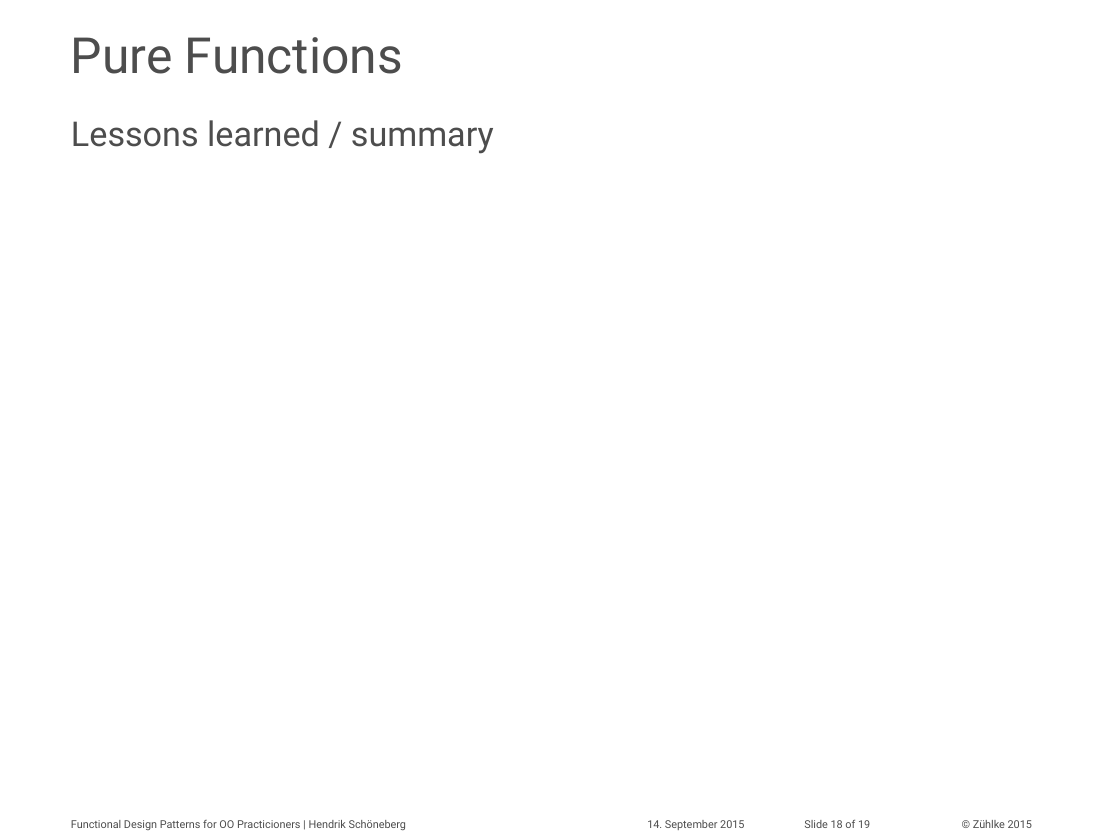
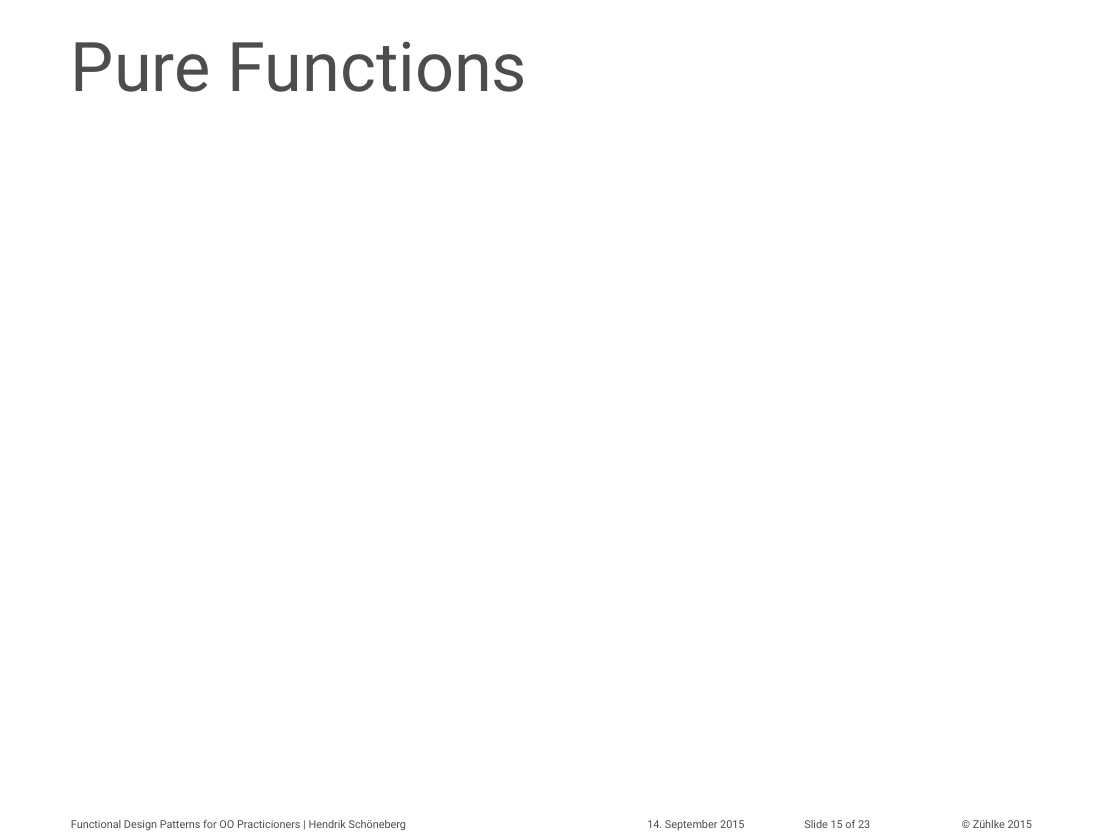
Before and after one commit to aax/zdays-fp-patterns, a slide deck: slide 15 of hesc_slides.pptx (slide 18 before the commit). Drawn at 1120x840 pixels with LibreOffice and Linux fonts; fonts in the diff are those of the drawing; background and template pictures are left out. Boxes give left, top, right and bottom in pixels: in the first picture for what was removed or moved away, otherwise in the second. Text is boxed around its words. In the diff, an @@ line names an element or a change of style, - is before the commit and + after.

Commit message:
add some slides to the pure functions chapter

```diff
--- a/hesc_slides.pptx
+++ b/hesc_slides.pptx
@@ title "Pure Functions" at [71, 41, 527, 92]: size 32 to 44 pt @@
@@ text removed at [71, 120, 494, 154] @@
-Lessons learned / summary
@@ text at [804, 819, 870, 828]: text changed @@
-Slide 18 of 19
+Slide 15 of 23
```
Also in this commit, not shown: 8 other slides changed, 4 slides added, 2 other files.
